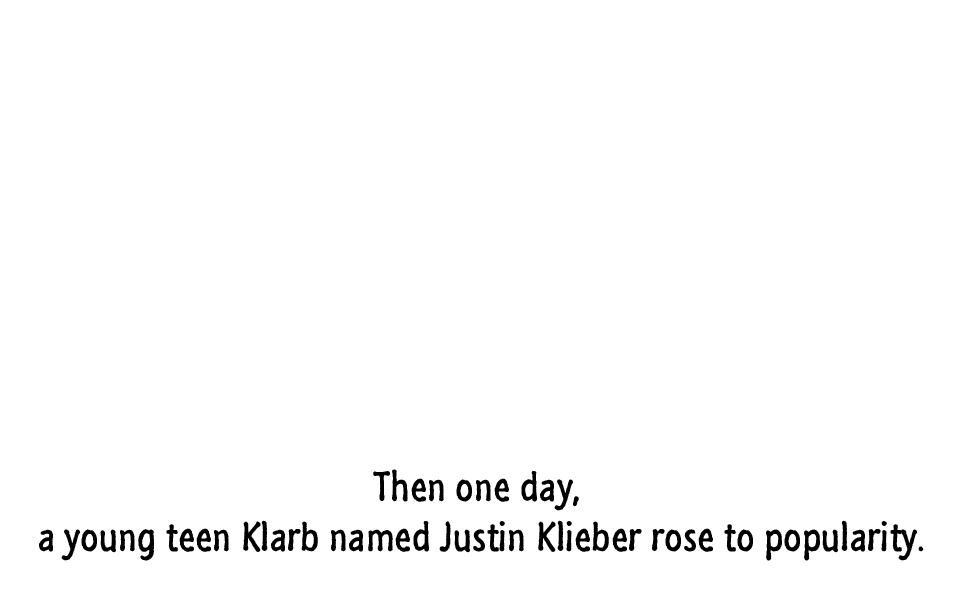
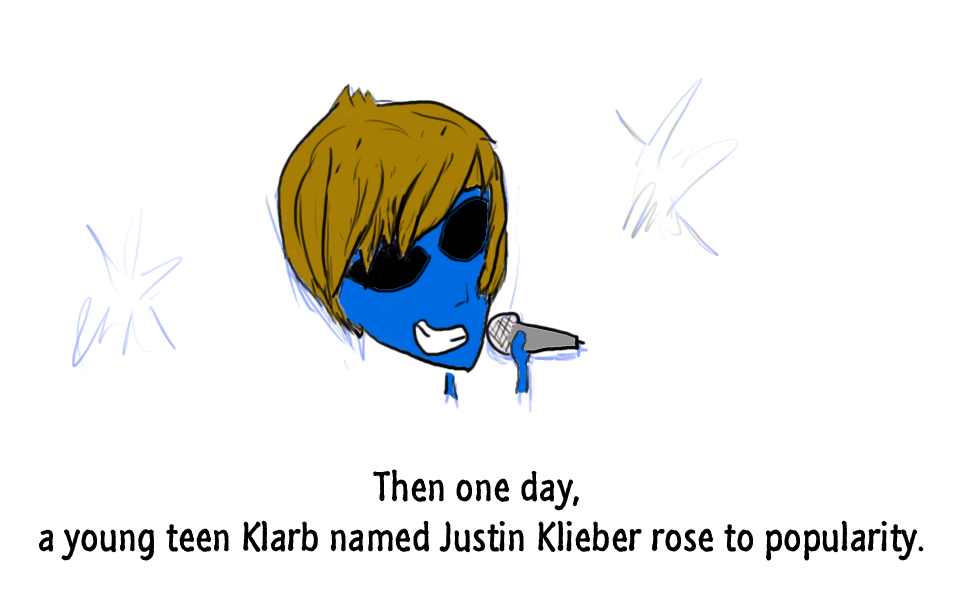
Layer changes from the first 960x600 image to the second:
added layer "Shape 1 copy" above "Shape 1" over [619, 119, 735, 247]
added layer "Shape 1" above "Layer 3" over [72, 213, 183, 370]
added layer "Layer 3" above "Layer 4" over [276, 83, 586, 402]
added layer "Layer 4" above "Layer 2" over [278, 85, 530, 400]
added layer "Layer 2" above "Layer 1" over [72, 77, 739, 413]
removed layer "Background" over [72, 77, 739, 413]
